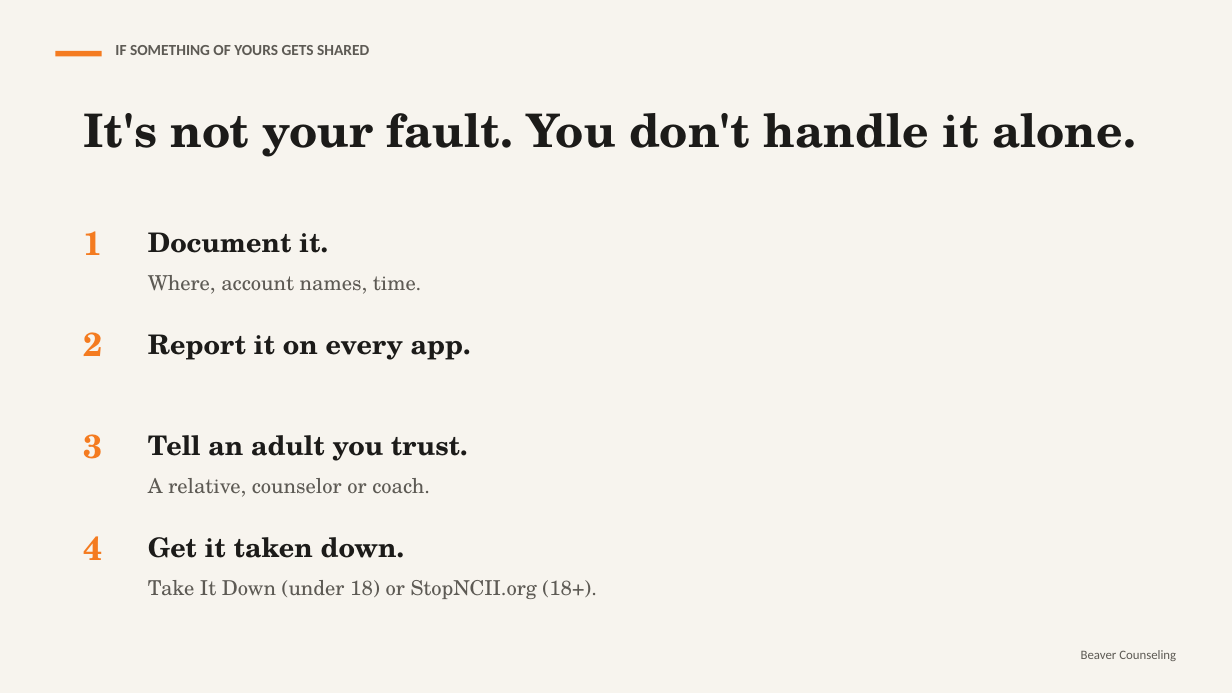
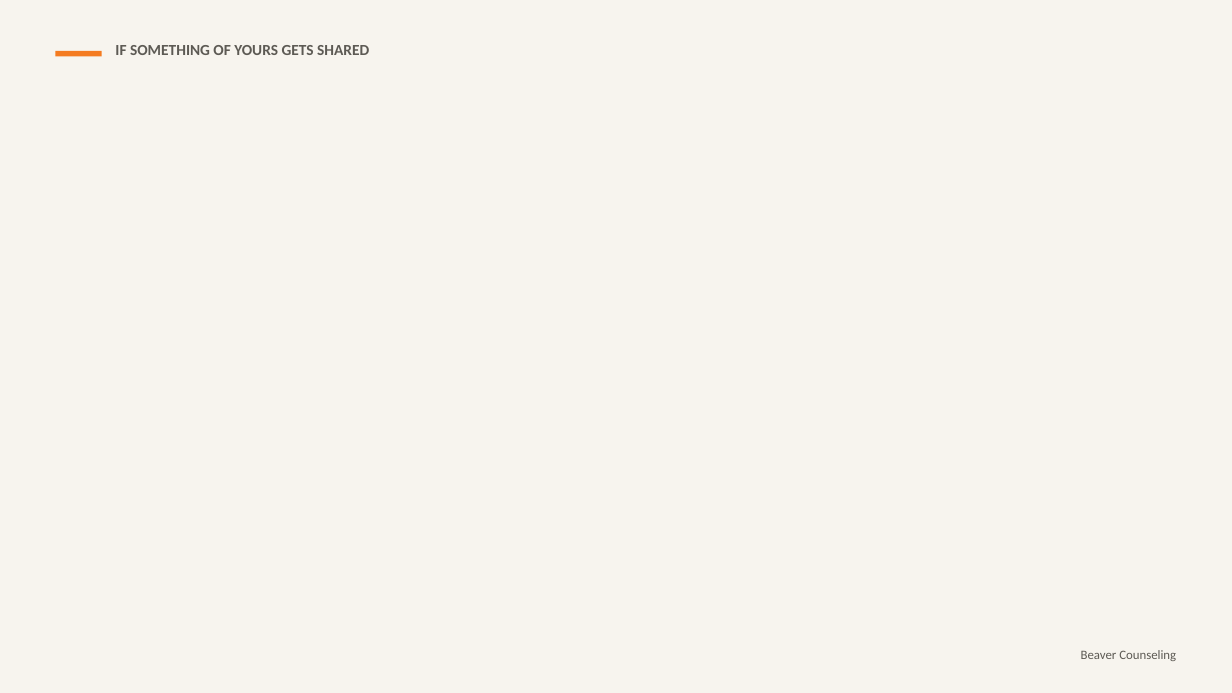
Before and after one commit to rmwtoolkit/bcds-toolkit, a slide deck: slide 19 of decks/screenshot-culture-lesson-v2.pptx (slide 10 before the commit). Drawn at 1232x693 pixels with LibreOffice and Linux fonts; fonts in the diff are those of the drawing; background and template pictures are left out. Boxes give left, top, right and bottom in pixels: in the first picture for what was removed or moved away, otherwise in the second. Text is boxed around its words. In the diff, an @@ line names an element or a change of style, - is before the commit and + after.

```diff
--- a/decks/screenshot-culture-lesson-v2.pptx
+++ b/decks/screenshot-culture-lesson-v2.pptx
@@ text removed at box(83, 113, 1136, 157) @@
-It's not your fault. You don't handle it alone.
@@ text removed at box(83, 231, 102, 255) @@
-1
@@ text removed at box(148, 232, 422, 294) @@
-Document it.
-Where, account names, time.
@@ text removed at box(83, 332, 102, 356) @@
-2
@@ text removed at box(148, 334, 471, 360) @@
-Report it on every app.
@@ text removed at box(83, 434, 102, 459) @@
-3
@@ text removed at box(148, 435, 468, 497) @@
-Tell an adult you trust.
-A relative, counselor or coach.
@@ text removed at box(83, 536, 102, 560) @@
-4
@@ text removed at box(148, 537, 597, 599) @@
-Get it taken down.
-Take It Down (under 18) or StopNCII.org (18+).
```
Also in this commit, not shown: 8 other slides changed, 15 slides added, 3 slides removed, 8 other files.
